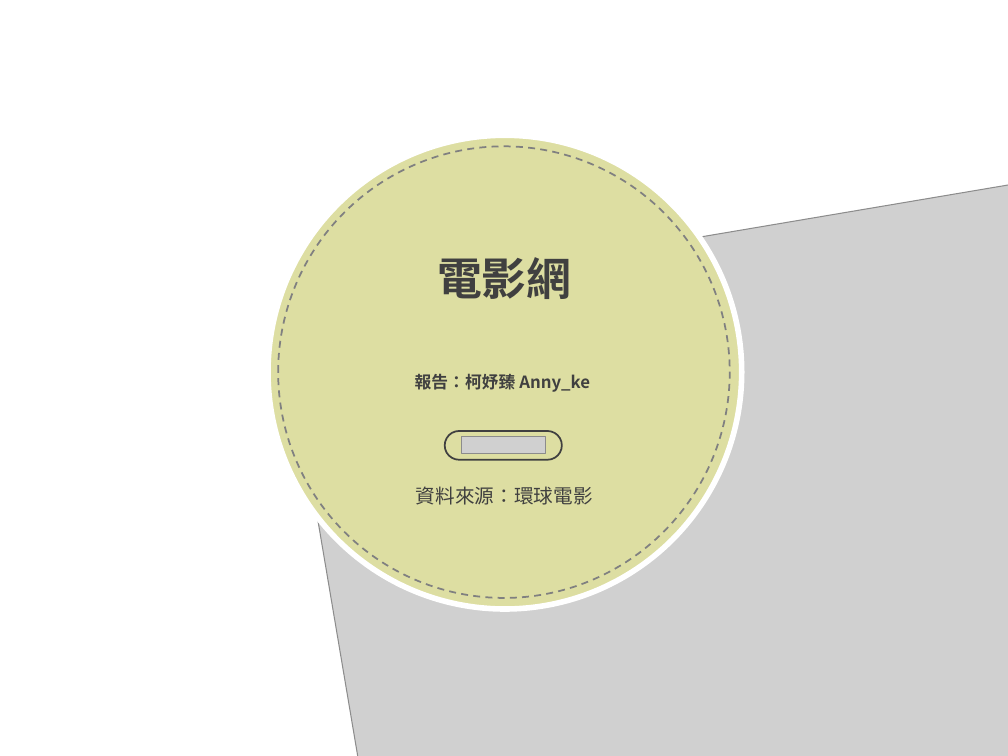
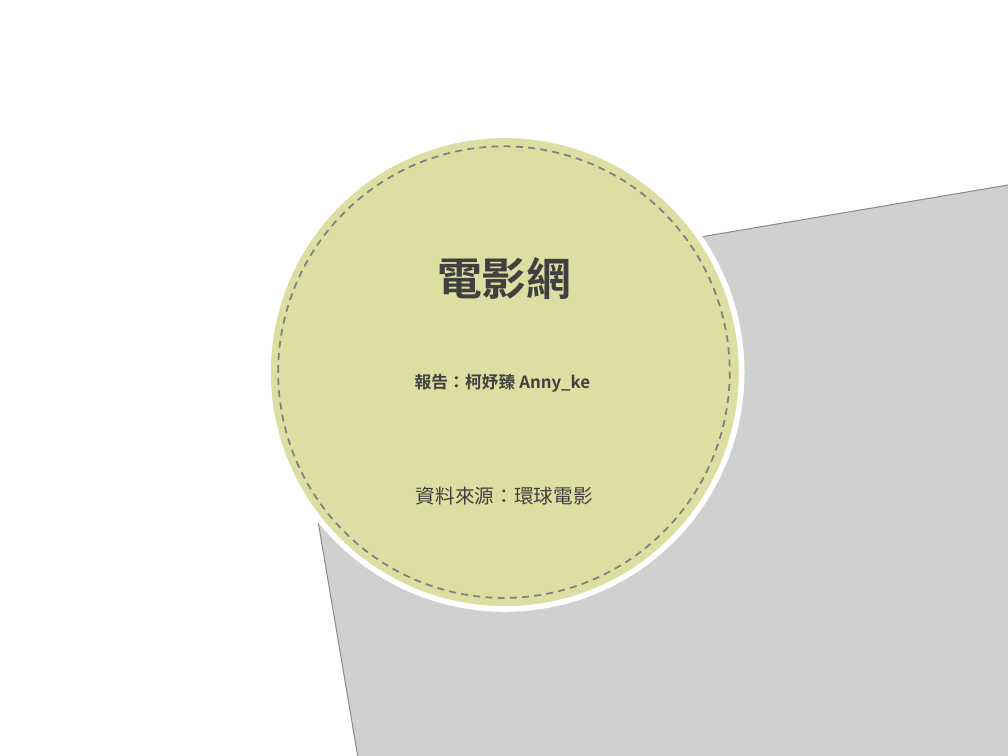
Before and after one commit to S1012775/MVCmyweb, a slide deck: slide 1 of Anny_ke.pptx. Drawn at 1008x756 pixels with LibreOffice and Linux fonts; fonts in the diff are those of the drawing; grey boxes stand for pictures; background and template pictures are left out. Boxes give left, top, right and bottom in pixels: in the first picture for what was removed or moved away, otherwise in the second. Text is boxed around its words. In the diff, an @@ line names an element or a change of style, - is before the commit and + after.

```diff
--- a/Anny_ke.pptx
+++ b/Anny_ke.pptx
@@ rounded rectangle removed at (x1=445, y1=431, x2=561, y2=461) @@
@@ picture removed at (x1=462, y1=436, x2=545, y2=454) @@
```
Also in this commit, not shown: 2 other slides changed, 2 slides added, 2 slides removed.
